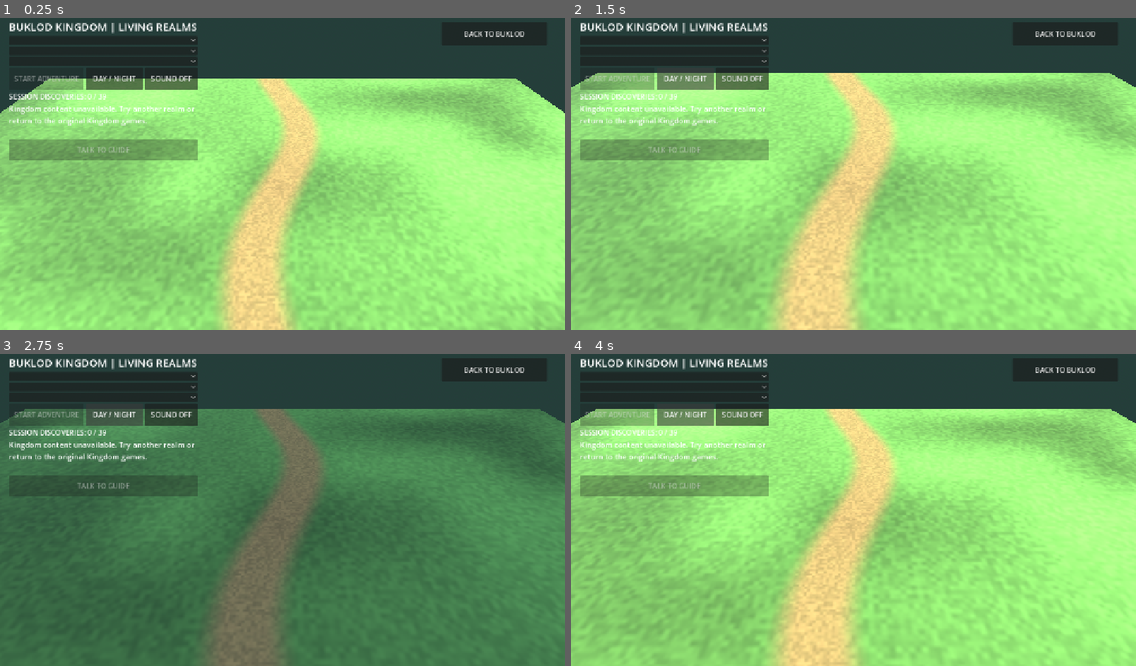
Above: before the commit, frames 1-4 (two rows, left to right).
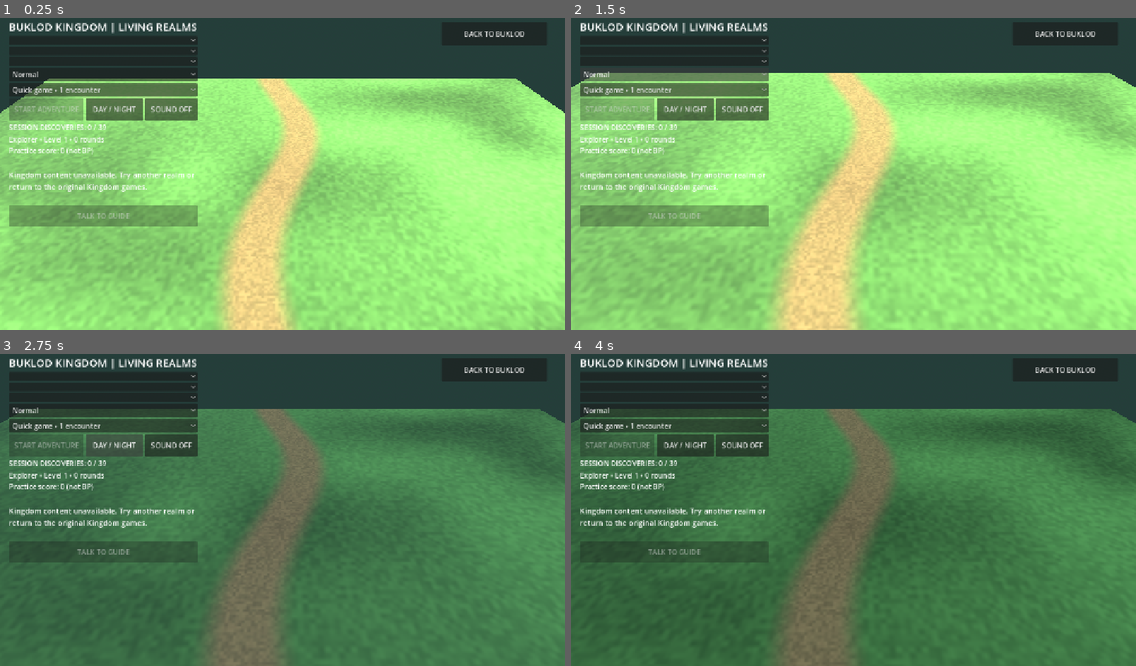
Above: after the commit, the same moments.

Repository: faust-0612/BUKLOD-Rork
Game: Godot game, scene res://scenes/LivingKingdom.tscn
Same seed, same stepped clock (60 frames per second), same inputs: the game is played once before the commit and once after it. This scene is started directly instead of the project's main scene.
Inputs (mouse positions are in pixels of both pictures, inside the frame that each line leads up to):
- Up to frame 1 (0.25 s): no input
- Up to frame 2 (1.5 s): click (672, 74) at 0.5 s, where only the run after the commit has a clickable "Normal"; click (672, 74) at 1.25 s, where only the run after the commit has a clickable "Normal"
- Up to frame 3 (2.75 s): click "DAY / NIGHT" at 2 s
- Up to frame 4 (4 s): click (672, 425) at 2.75 s, where only the run after the commit has a clickable "Quick game • 1 encounter"; click "DAY / NIGHT" at 3.5 s

The runs differ from the first frame. In frame 1, 9.4% of the frame differs, in the area x 1-35%, y 17-67%; in frame 2, 9.7%; in frame 3, 8.0%; in frame 4, 82%, in the area x 0-100%, y 17-100%.

Commit message:
feat(kingdom): endless difficulty-based quick rounds, immediate practice progression and BP settlement contract

Diff:
--- /dev/null
+++ b/godot/empire-arena/scripts/kingdom_adventure_progression.gd
@@ -0,0 +1,132 @@
+## Session-scoped practice progression. Never a BUKLOD Points ledger.
+extends RefCounted
+const DIFFICULTIES := ["Easy","Normal","Hard","Expert"]
+const MAX_LEVEL := 9007199254740990
+var levels: Dictionary = {}
+var total_rounds := 0
+var practice_score := 0
+var difficulty := 1
+var quick_play := true
+var active_key := ""
+var active_level := 0
+var active_difficulty := 1
+var settled := false
+
+func level_for(game_id: String, tier: int) -> int:
+    return mini(MAX_LEVEL,int(levels.get(game_id+":"+str(tier),0))+1)
+
+func begin(game_id: String) -> void:
+    active_difficulty = difficulty
+    active_key = game_id+":"+str(active_difficulty)
+    active_level = level_for(game_id,active_difficulty)
+    settled = false
+
+func complete_round() -> int:
+    if active_key.is_empty() or settled:
+        return 0
+    settled = true
+    levels[active_key] = active_level
+    total_rounds = mini(MAX_LEVEL,total_rounds+1)
+    var score := 2 if active_difficulty >= 2 else 1
+    practice_score = mini(MAX_LEVEL,practice_score+score)
+    return score
+
+func abandon() -> void:
+    active_key = ""
+    active_level = 0
+    settled = true
+
+func milestone() -> String:
+    if total_rounds < 5:
+        return "Explorer"
+    if total_rounds < 15:
+        return "Pathfinder"
+    if total_rounds < 30:
+        return "Realm Guardian"
+    return "Master Explorer • Cycle "+str(floori(float(total_rounds-30)/10.0)+1)
+
+func prepare(base: Dictionary, level: int, tier: int, objective: int) -> Dictionary:
+    var data := base.duplicate(true)
+    var step := maxi(0,level-1)
+    var seed_value := int(step%104729)*31+tier*101+objective*7
+    var items: Array = data.get("items",[])
+    var kind := str(data.get("type",""))
+    # Keep authored first Normal encounter intact for legacy tests.
+    if level == 1 and tier == 1:
+        return data
+    match kind:
+        "budget":
+            var count := 4+tier
+            var needed := 2 if tier <= 1 else 3
+            var values: Array = []
+            for i in range(count):
+                values.append(2+((seed_value+i*11+i*i*3)% (9+tier*4)))
+            var goal := 0
+            for i in range(needed):
+                goal += int(values[i])
+            data.items = values
+            data.limit = needed
+            data.goal = goal
+            data.prompt = "Allocate exactly %d units using %d bundles." % [goal,needed]
+        "memory","rhythm":
+            var length := mini(9,3+tier+mini(3,floori(float(step)/3.0)))
+            var answer: Array = []
+            for i in range(length):
+                answer.append((seed_value+i*7+i*i*3)%items.size())
+            data.answer = answer
+            if kind == "memory":
+                data.previewSeconds = [5.0,3.5,2.8,2.0][tier]
+                data.prompt = "Remember and repeat %d symbols." % length
+            else:
+                data.beatSeconds = [1.2,0.95,0.78,0.65][tier]
+                data.timingWindow = [0.38,0.28,0.22,0.17][tier]
+        "pair":
+            var pairs := mini(4,2+floori(float(tier+1)/2.0))
+            var symbols := ["Leaf","Star","Stone","Bloom"]
+            var cards: Array = []
+            for i in range(pairs):
+                var item := str(symbols[(seed_value+i)%symbols.size()])
+                cards.append(item)
+                cards.append(item)
+            var rng := RandomNumberGenerator.new()
+            rng.seed = seed_value+1
+            for i in range(cards.size()-1,0,-1):
+                var j := rng.randi_range(0,i)
+                var old: Variant = cards[i]
+                cards[i] = cards[j]
+                cards[j] = old
+            data.items = cards
+            data.prompt = "Find %d hidden matching pairs." % pairs
+        "farm":
+            var crops := ["Corn","Rice","Bean","Carrot","Wheat","Herbs"]
+            var count := 2+tier
+            data.items = []
+            for i in range(count):
+                data.items.append(crops[(seed_value+i)%crops.size()])
+            data.goal = count
+            data.growSeconds = 1.5+float(tier)*0.65
+        "merge":
+            var unit := 1 << mini(12,tier+int(step%5))
+            data.items = [unit,unit,unit*2,0,0,0,0,0,0]
+            data.goal = unit*4
+            data.prompt = "Merge equal adjacent tiers to create %d." % int(data.goal)
+        "match3":
+            # Relabel and rotate the proven-solvable board; no free initial match.
+            var labels: Array = []
+            for value in items:
+                if not labels.has(value):
+                    labels.append(value)
+            if labels.size() == 3:
+                for i in range(items.size()):
+                    data.items[i] = labels[(labels.find(items[i])+seed_value)%3]
+        "route":
+            # Choose among known-valid paths on the 3x3 grid.
+            var paths := [[0,1,2,5,8],[0,3,6,7,8],[0,1,4,7,8],[0,3,4,5,8]]
+            var path: Array = paths[seed_value%paths.size()]
+            data.items = []
+            for i in range(9):
+                data.items.append("Start" if i == 0 else ("Goal" if i == 8 else ("Path" if path.has(i) else "Blocked")))
+        "select","sequence":
+            # Preserve authored semantics; remap choice positions in field engine.
+            pass
+    return data
--- a/godot/empire-arena/scripts/kingdom_field_challenge.gd
+++ b/godot/empire-arena/scripts/kingdom_field_challenge.gd
@@ -17,6 +17,8 @@
 var beat_clock := 0.0
 var beat_index := 0
 var rhythm_misses := 0
+var timing_window := 0.24
+var memory_seconds := 3.0
 func begin(data: Dictionary, variant: int = 0) -> bool:
     clear()
     if not str(data.get("type","")) in TYPES or not data.get("items",[]) is Array:
@@ -70,6 +72,8 @@
             if int(item) < 0 or int(item) >= items.size():
                 return false
     spec = data.duplicate(true)
+    timing_window = clampf(float(data.get("timingWindow",0.24)),0.16,0.4)
+    memory_seconds = clampf(float(data.get("previewSeconds",3.0)),2.0,5.0)
     _vary(maxi(0,variant))
     if kind in ["match3","merge"]:
         board = spec.items.duplicate()
@@ -81,7 +85,7 @@
     if kind == "rhythm":
         beat_clock = -float(spec.beatSeconds)
     if spec.type == "memory":
-        preview_left = 3.0
+        preview_left = memory_seconds
     if spec.type == "route":
         picks.append(0)
     return true
@@ -127,6 +131,8 @@
     beat_clock = 0.0
     beat_index = 0
     rhythm_misses = 0
+    timing_window = 0.24
+    memory_seconds = 3.0
 func tick(delta: float) -> bool:
     var changed := false
     if preview_left > 0.0:
@@ -146,7 +152,7 @@
                     changed = true
     if not spec.is_empty() and not solved and spec.type == "rhythm":
         beat_clock += maxf(0.0,delta)
-        if beat_clock > 0.24:
+        if beat_clock > timing_window:
             rhythm_misses += 1
             beat_index = 0
             beat_clock = -float(spec.beatSeconds)
@@ -174,7 +180,7 @@
                 picks.clear()
                 feedback = "Not quite. Try the pattern again."
                 if spec.type == "memory":
-                    preview_left = 3.0
+                    preview_left = memory_seconds
                 return false
             picks.append(index)
             solved = picks.size() == spec.answer.size()
@@ -283,7 +289,7 @@
             feedback = "Already harvested."
 
 func _choose_beat(index: int) -> void:
-    if absf(beat_clock) > 0.24:
+    if absf(beat_clock) > timing_window:
         feedback = "Wait for NOW."
         return
     if index != int(spec.answer[beat_index]):
@@ -327,7 +333,7 @@
         if solved:
             return "Rhythm complete"
         var note := str(spec.items[int(spec.answer[beat_index])])
-        return "%d/%d • %s • %s" % [beat_index+1,spec.answer.size(),note,"NOW" if absf(beat_clock)<=0.24 else "Wait %.1fs" % maxf(0.0,-beat_clock)]
+        return "%d/%d • %s • %s" % [beat_index+1,spec.answer.size(),note,"NOW" if absf(beat_clock)<=timing_window else "Wait %.1fs" % maxf(0.0,-beat_clock)]
     if spec.type == "budget":
         var total := 0
         for i in picks:
--- a/godot/empire-arena/scripts/kingdom_mission_state.gd
+++ b/godot/empire-arena/scripts/kingdom_mission_state.gd
@@ -12,7 +12,7 @@
     if str(spec.get("id", "")).is_empty() or not str(spec.get("kind", "")) in ["collect", "sequence", "delivery"]:
         return false
     var count := int(spec.get("count", 0))
-    if count < 2 or count > 3:
+    if count < 1 or count > 3:
         return false
     mission = spec.duplicate(true)
     visited.clear()
--- a/godot/empire-arena/scripts/living_kingdom.gd
+++ b/godot/empire-arena/scripts/living_kingdom.gd
@@ -4,6 +4,7 @@
 
 const MissionState = preload("res://scripts/kingdom_mission_state.gd")
 const FieldChallenge = preload("res://scripts/kingdom_field_challenge.gd")
+const AdventureProgress = preload("res://scripts/kingdom_adventure_progression.gd")
 const START := Vector3(0, 0, 0)
 const TARGETS := [Vector3(-5, 0, -5), Vector3(5, 0, -6), Vector3(0, 0, 7)]
 var quest = MissionState.new()
@@ -67,6 +68,11 @@
 var valid_catalog := false
 var realm_ready := false
 var field = FieldChallenge.new()
+var progression = AdventureProgress.new()
+var difficulty_picker: OptionButton
+var mode_picker: OptionButton
+var progress_label: Label
+var round_feedback: Label
 var field_panel: PanelContainer
 var field_prompt: Label
 var field_status: Label
@@ -464,8 +470,25 @@
     avatar_picker.item_selected.connect(_choose_practice_avatar)
     panel.add_child(realm_picker)
     panel.add_child(mission_picker)
+    difficulty_picker = OptionButton.new()
+    for name in AdventureProgress.DIFFICULTIES:
+        difficulty_picker.add_item(name)
+    difficulty_picker.select(1)
+    difficulty_picker.item_selected.connect(func(index: int) -> void:
+        progression.difficulty = index
+        _update_quest_status())
+    panel.add_child(difficulty_picker)
+    mode_picker = OptionButton.new()
+    mode_picker.add_item("Quick game • 1 encounter")
+    mode_picker.add_item("Story expedition • 2–3 encounters")
+    mode_picker.item_selected.connect(func(index: int) -> void:
+        progression.quick_play = index == 0
+        _update_quest_status())
+    panel.add_child(mode_picker)
     realm_picker.item_selected.connect(_select_realm)
-    mission_picker.item_selected.connect(func(index: int) -> void: mission_index = index)
+    mission_picker.item_selected.connect(func(index: int) -> void:
+        mission_index = index
+        _update_quest_status())
     var controls := HBoxContainer.new()
     panel.add_child(controls)
     action_button = Button.new()
@@ -490,6 +513,12 @@
     panel.add_child(next_button)
     session_label = Label.new()
     panel.add_child(session_label)
+    progress_label = Label.new()
+    progress_label.autowrap_mode = TextServer.AUTOWRAP_WORD_SMART
+    panel.add_child(progress_label)
+    round_feedback = Label.new()
+    round_feedback.add_theme_color_override("font_color",Color("#ffe1a0"))
+    panel.add_child(round_feedback)
     quest_status = Label.new()
     quest_status.add_theme_font_size_override("font_size", 17)
     quest_status.custom_minimum_size = Vector2(390, 0)
@@ -552,7 +581,8 @@
     field_panel.hide()
 
 func _open_field(index: int) -> bool:
-    if not field.begin(quest.mission.get("challenge",{}),index):
+    var prepared: Dictionary = progression.prepare(quest.mission.get("challenge",{}),progression.active_level,progression.active_difficulty,index)
+    if not field.begin(prepared,int((progression.active_level-1+index)%3)):
         return false
     field_index = index
     field_panel.show()
@@ -613,15 +643,31 @@
     var target := field_index
     _close_field()
     if quest.visit(target,player.position.distance_to(mission_targets[target])):
+        if progression.quick_play and quest.phase == "return":
+            if quest.finish(0.0):
+                _finish_practice_round()
+                _update_quest_status()
+                return
         _play_avatar_animation("Interact")
         action_hold = 1.1
         _play_original_sound("return" if quest.phase == "return" else "discover")
         cinematic_fx.trigger("discover",player.position,Color(str(realm_profile.get("accent","#ffe3a3"))))
     _update_quest_status()
 
+func _finish_practice_round() -> void:
+    var earned: int = progression.complete_round()
+    if earned <= 0:
+        return
+    round_feedback.text = "+%d practice score • Level %d cleared!" % [earned,progression.active_level]
+    _play_avatar_animation("Celebrate")
+    action_hold = 1.4
+    _play_original_sound("complete")
+    cinematic_fx.trigger("complete",player.position,Color("#f5d77d"))
+
 func _restart_field() -> void:
     if field_index >= 0:
-        field.begin(quest.mission.get("challenge",{}),field_index)
+        var prepared: Dictionary = progression.prepare(quest.mission.get("challenge",{}),progression.active_level,progression.active_difficulty,field_index)
+        field.begin(prepared,int((progression.active_level-1+field_index)%3))
         _refresh_field()
 
 func _close_field() -> void:
@@ -683,6 +729,10 @@
     if quest.phase != "complete" or realms.is_empty():
         return
     var missions: Array = realms[realm_index].get("missions", [])
+    if progression.quick_play:
+        quest.cancel()
+        _start_or_cancel()
+        return
     if mission_index + 1 < missions.size():
         mission_index += 1
         mission_picker.select(mission_index)
@@ -701,10 +751,16 @@
         return
     if quest.phase in ["active", "return"]:
         quest.cancel()
+        progression.abandon()
     elif realm_index < realms.size():
         var missions: Array = realms[realm_index].get("missions", [])
         if mission_index < missions.size():
-            if quest.begin(missions[mission_index]):
+            var selected: Dictionary = missions[mission_index].duplicate(true)
+            if progression.quick_play:
+                selected.count = 1
+            if quest.begin(selected):
+                progression.begin(str(selected.id))
+                round_feedback.text = ""
                 _play_original_sound("start")
                 cinematic_fx.trigger("start",player.position,Color(str(realm_profile.get("accent","#ffe3a3"))))
     pending_target = -1
@@ -819,10 +875,7 @@
         avatar_anim.speed_scale = 1.0
     if index == 3:
         if quest.finish(player.position.distance_to(START)):
-            _play_avatar_animation("Celebrate")
-            action_hold = 1.4
-            _play_original_sound("complete")
-            cinematic_fx.trigger("complete",player.position,Color("#f5d77d"))
+            _finish_practice_round()
     else:
         if not _open_field(index):
             guide_notice.text = "Challenge unavailable. Cancel and retry the adventure."
@@ -833,10 +886,19 @@
     realm_picker.disabled = active
     mission_picker.disabled = active
     avatar_picker.disabled = active
+    difficulty_picker.disabled = active
+    mode_picker.disabled = active
     action_button.text = "CANCEL ADVENTURE" if active else "START ADVENTURE"
     action_button.disabled = not _adventure_ready()
     next_button.visible = quest.phase == "complete"
     session_label.text = "SESSION DISCOVERIES: %d / 39" % quest.completed.size()
+    var game_id := ""
+    if realm_index < realms.size():
+        var missions: Array = realms[realm_index].get("missions",[])
+        if mission_index < missions.size():
+            game_id = str(missions[mission_index].get("id",""))
+    progress_label.text = "%s • Level %d • %d rounds\nPractice score: %d (not BP)" % [progression.milestone(),progression.level_for(game_id,progression.difficulty),progression.total_rounds,progression.practice_score]
+    next_button.text = "NEXT LEVEL" if progression.quick_play else "NEXT ADVENTURE"
     for i in range(target_nodes.size()):
         target_nodes[i].visible = quest.phase == "active" and i < int(quest.mission.get("count", 0)) and not quest.visited.has(i)
         if target_nodes[i].visible and quest.mission.get("kind") != "collect":
@@ -867,6 +929,9 @@
     result["guide_near"] = guide_near
     result["guide_clip"] = guide_clip
     result["field_index"] = field_index
+    result["practice_score"] = progression.practice_score
+    result["practice_rounds"] = progression.total_rounds
+    result["difficulty"] = progression.difficulty
     result["adventure_ready"] = _adventure_ready()
     result["landmark_id"] = realm_landmark
     result["fx_count"] = cinematic_fx.count if cinematic_fx != null else 0
--- a/godot/empire-arena/tests/living_kingdom_smoke.gd
+++ b/godot/empire-arena/tests/living_kingdom_smoke.gd
@@ -79,6 +79,8 @@
     if not world.guide_talking or world.guide_notice.text.is_empty() or world.get_dev_snapshot().get("guide_clip") != "Interact":
         quit(12)
         return
+    world.progression.quick_play = false
+    world.mode_picker.select(1)
     world._start_or_cancel()
     if world.get_dev_snapshot().get("fx_count",0) <= 0:
         quit(16)
@@ -109,6 +111,9 @@
     world._next_adventure()
     if world.mission_index != 1 or world.quest.completed.size() != 1 or world.quest.phase != "idle":
         quit(14)
+        return
+    if not _progression_checks():
+        quit(22)
         return
     print("BUKLOD_LIVING_KINGDOM_39_MISSIONS_AND_ARRIVAL_PASS")
     quit(0)
@@ -253,3 +258,22 @@
         return false
     field.tick(1.2)
     return field.rhythm_misses == 1 and not field.solved
+
+func _progression_checks() -> bool:
+    var progress = preload("res://scripts/kingdom_adventure_progression.gd").new()
+    for i in range(150):
+        progress.begin("game")
+        if progress.active_level != i+1 or progress.complete_round() != 1 or progress.complete_round() != 0:
+            return false
+    progress.difficulty = 2
+    progress.begin("game")
+    if progress.active_level != 1 or progress.complete_round() != 2 or progress.total_rounds != 151:
+        return false
+    var base := {"type":"budget","items":[3,4,5,7],"goal":12,"limit":3}
+    for tier in range(4):
+        for level in [1,2,50,10000]:
+            var data: Dictionary = progress.prepare(base,level,tier,0)
+            var field = Field.new()
+            if not field.begin(data,0) or not _solve_field(field):
+                return false
+    return progress.practice_score == 152
Not shown, added: docs/kingdom-per-round-bp-settlement-20261125.md
